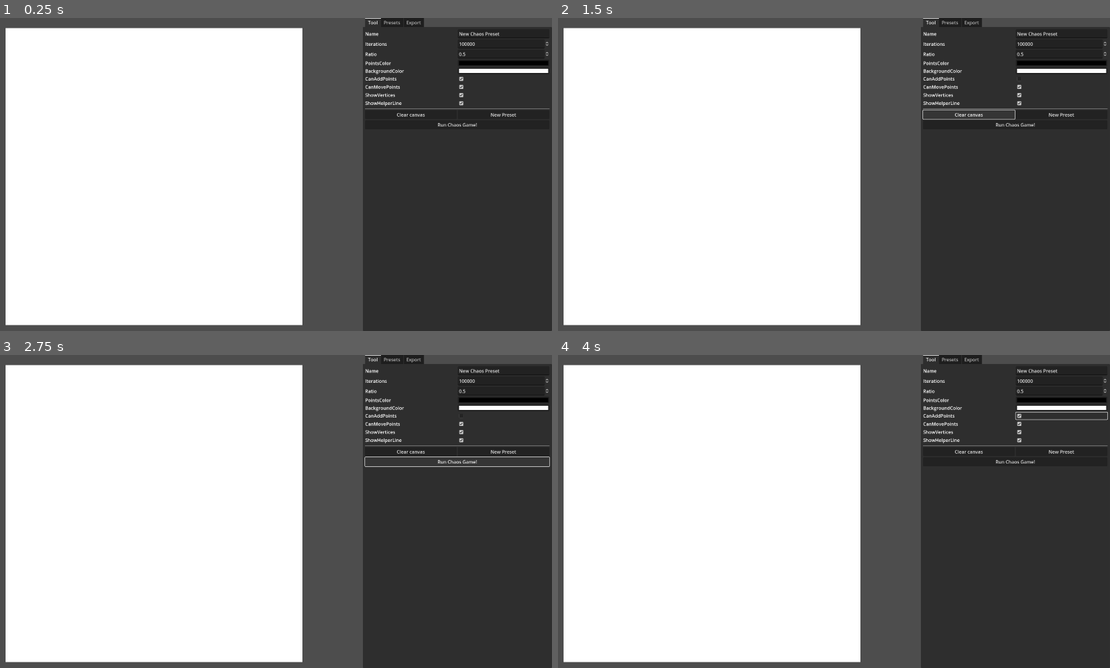
Above: before the commit, frames 1-4 (two rows, left to right).
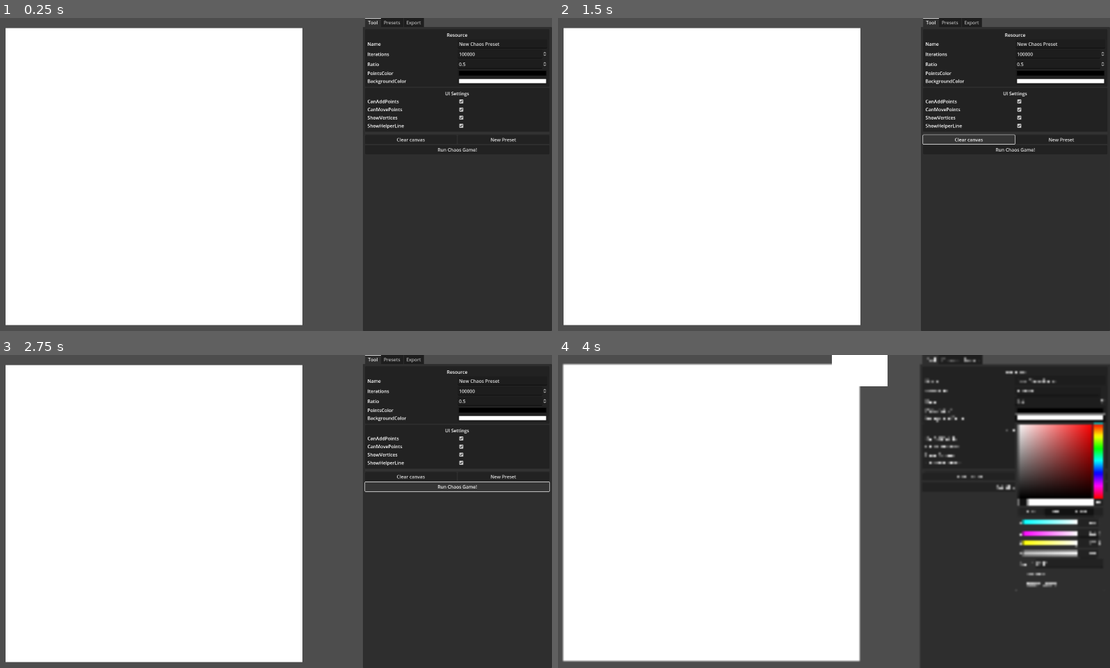
Above: after the commit, the same moments.

Repository: VojtaStruhar/chaos-game
Game: Godot game, scene res://main.tscn
The game is run twice, just before and just after one commit, with the same random seed, the same clock (stepped at 60 frames per second) and the same inputs.
Inputs (mouse positions are in pixels of both pictures, inside the frame that each line leads up to):
- Up to frame 1 (0.25 s): no input
- Up to frame 2 (1.5 s): click (1060, 77) at 0.52 s; click "Clear canvas" at 1.25 s
- Up to frame 3 (2.75 s): click "Run Chaos Game!" at 2 s
- Up to frame 4 (4 s): click (1060, 414) at 2.77 s; click (1021, 502) at 3.52 s

The runs differ from the first frame. In frame 1, 2.0% of the frame differs, in the area x 66-100%, y 4-43%; in frame 2, 2.2%; in frame 3, 2.4%; in frame 4, 9.1%, in the area x 0-100%, y 0-99%.

Commit message:
Added group panels to procedural UI

Diff:
--- a/chaos_preset.gd
+++ b/chaos_preset.gd
@@ -40,6 +40,8 @@
 		background_color = v
 		chaos_changed.emit()
 
+@export_group("UI Settings")
+
 ## If adding new points is allowed
 @export var can_add_points: bool = true
 
--- /dev/null
+++ b/property_fields/group_panel.tscn
@@ -0,0 +1,33 @@
+[gd_scene load_steps=2 format=3 uid="uid://cy23da3uc5cjk"]
+
+[sub_resource type="GDScript" id="GDScript_l0yaq"]
+resource_name = "GroupPanel"
+script/source = "extends PanelContainer
+
+@onready var label: Label = $MarginContainer/VBoxContainer/Label
+@onready var v_box_container: VBoxContainer = $MarginContainer/VBoxContainer
+
+func _ready() -> void:
+	label.text = name
+
+func add_field(node: Node) -> void:
+	v_box_container.add_child(node)
+"
+
+[node name="GroupPanel" type="PanelContainer"]
+anchors_preset = 10
+anchor_right = 1.0
+offset_bottom = 23.0
+grow_horizontal = 2
+script = SubResource("GDScript_l0yaq")
+
+[node name="MarginContainer" type="MarginContainer" parent="."]
+layout_mode = 2
+
+[node name="VBoxContainer" type="VBoxContainer" parent="MarginContainer"]
+layout_mode = 2
+
+[node name="Label" type="Label" parent="MarginContainer/VBoxContainer"]
+layout_mode = 2
+text = "Group name"
+horizontal_alignment = 1
--- a/tool_panel.gd
+++ b/tool_panel.gd
@@ -13,18 +13,29 @@
 const CHECKBOX_FIELD = preload("res://property_fields/checkbox_field.tscn")
 const COLOR_FIELD = preload("res://property_fields/color_field.tscn")
 
+const GROUP_PANEL = preload("res://property_fields/group_panel.tscn")
+
 func build_ui():
 
 	for child in properties_container.get_children():
 		child.queue_free()
+
+	var properties_target: Control = properties_container
 
 	var props = preset.get_property_list()
 
 	for prop in props:
 		# This is an exported variable
 		var prop_usage = prop["usage"]
+		if prop_usage & PROPERTY_USAGE_GROUP:
+			print(prop["name"], " - ", type_string(prop["type"]), "; ", prop)
+			properties_target = GROUP_PANEL.instantiate()
+			properties_target.name = prop["name"]
+			properties_container.add_child(properties_target)
+			continue
+
+
 		if prop_usage & PROPERTY_USAGE_EDITOR and prop_usage & PROPERTY_USAGE_SCRIPT_VARIABLE:
-			#print(prop["name"], " - ", type_string(prop["type"]), "; ", prop)
 			var prop_type = prop["type"]
 			var field_node = null
 
@@ -40,5 +51,10 @@
 			# If this prop has a field
 			if field_node != null:
 				field_node.preset = preset
-				properties_container.add_child(field_node)
+
+				if properties_target.has_method("add_field"):
+					properties_target.add_field(field_node)
+				else:
+					properties_target.add_child(field_node)
+
 				field_node.setup(prop)
